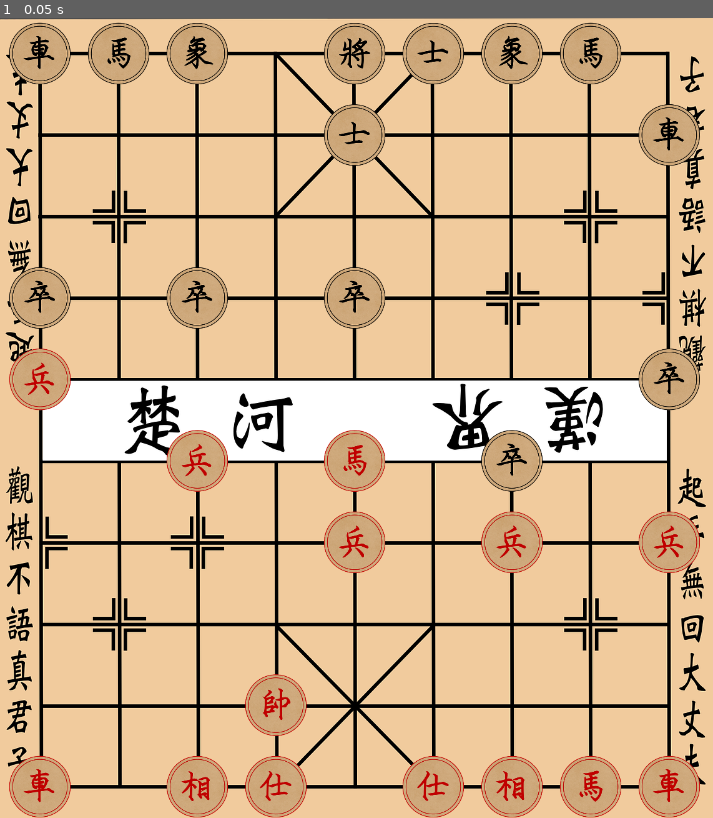
Above: before the commit, frame 1.
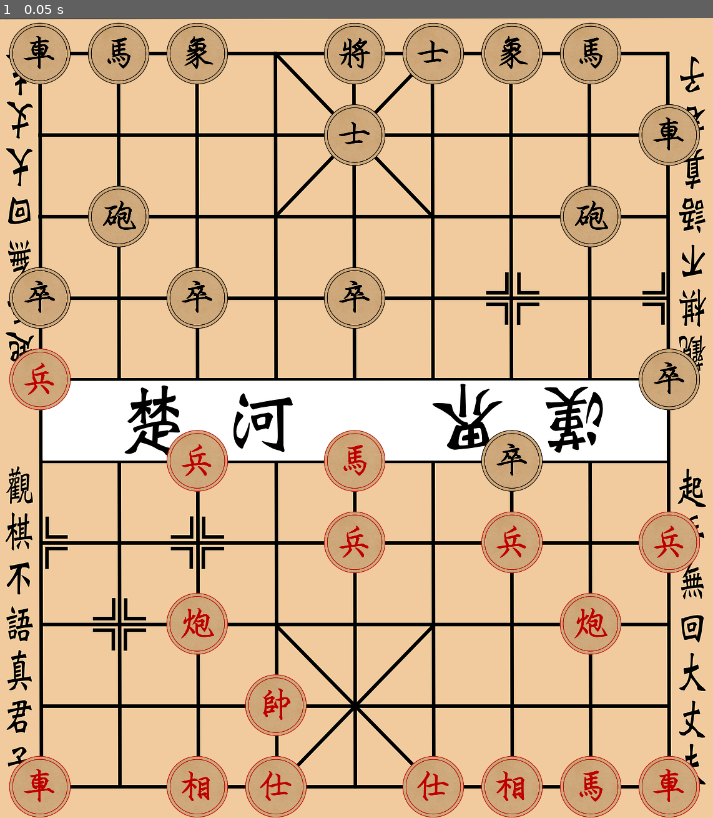
Above: after the commit, the same moment.

Repository: zzhouj/chinese-chess
Game: Godot game, scene res://scenes/checker_board.tscn
Two runs of this game, one before a commit and one after it. Both use one fixed random seed, a clock stepped at 60 frames per second and the inputs below.
Inputs:
- Up to frame 1 (0.05 s): no input

The runs differ from the first frame. In frame 1, 2.0% of the frame differs, in the area x 12-88%, y 20-80%.

Commit message:
added cannon piece

Diff:
--- /dev/null
+++ b/scripts/cannon_piece.gd
@@ -0,0 +1,38 @@
+class_name CannonPiece
+extends Piece
+
+func get_boundary_box() -> Vector4i:
+	return Vector4i(0, 0, 8, 9)
+
+func get_move_directions() -> Array[Vector2i]:
+	return [
+		Vector2i.UP,
+		Vector2i.DOWN,
+		Vector2i.LEFT,
+		Vector2i.RIGHT,
+	]
+
+func get_move_steps() -> int:
+	return 9
+
+func search_movable_coordinates(board: Array[Array]) -> Array[Vector2i]:
+	var coordinates: Array[Vector2i] = []
+	for direction: Vector2i in get_move_directions():
+		var coordinate: Vector2i = self.coordinate
+		var piece_count: int = 0
+		for step: int in get_move_steps():
+			coordinate += direction
+			if not check_boundary_box(coordinate, get_boundary_box()):
+				break
+			var piece = board[coordinate.x][coordinate.y]
+			if piece_count == 0:
+				if piece == null:
+					coordinates.append(coordinate)
+				else:
+					piece_count += 1
+			elif piece_count == 1:
+				if piece != null:
+					if color != piece.color:
+						coordinates.append(coordinate)
+					break
+	return coordinates
--- a/scripts/checker_board.gd
+++ b/scripts/checker_board.gd
@@ -20,6 +20,8 @@
 	"Nh0",
 	"Ra0",
 	"Ri0",
+	"Cc2",
+	"Ch2",
 	"Pa5",
 	"Pc4",
 	"Pe3",
@@ -37,6 +39,8 @@
 	"Nh9",
 	"Ra9",
 	"Ri8",
+	"Cb7",
+	"Ch7",
 	"Pa6",
 	"Pc6",
 	"Pe6",
--- a/scripts/piece_factory.gd
+++ b/scripts/piece_factory.gd
@@ -39,7 +39,7 @@
 	"E": preload("res://scripts/elephant_piece.gd"),
 	"N": preload("res://scripts/knight_piece.gd"),
 	"R": preload("res://scripts/rook_piece.gd"),
-	"C": null,
+	"C": preload("res://scripts/cannon_piece.gd"),
 	"P": preload("res://scripts/pawn_piece.gd"),
 }
 
Not shown, added: scripts/cannon_piece.gd.uid
